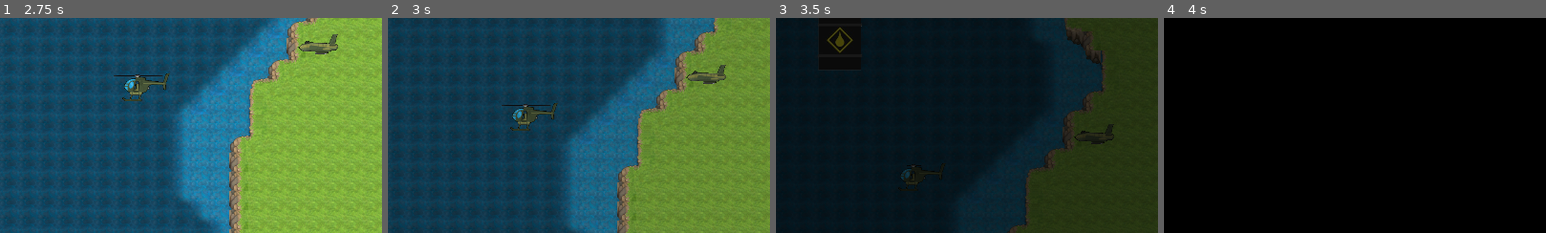
Above: before the commit, frames 1-4 (left to right).
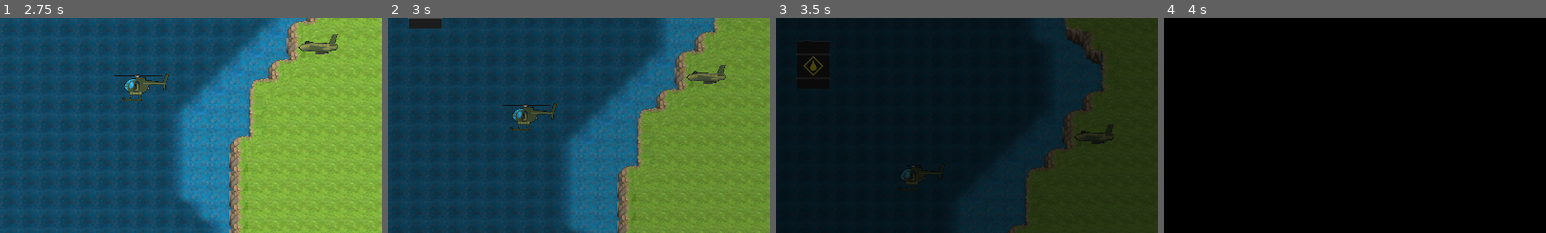
Above: after the commit, the same moments.

Repository: PawelKrywulko/TGW_G-8_Z1
Game: Godot game, scene res://scenes/GameManager.tscn
Two runs of this game, one before a commit and one after it. Both use one fixed random seed, a clock stepped at 60 frames per second and the inputs below.
Inputs:
- Up to frame 1 (2.75 s): tap Enter at 0.5 s; hold Right (ui_right) 0.53-1.28 s; hold Space (interact) 0.53-1.28 s; hold Down (ui_down) 1.28-2.03 s; tap Space (interact) at 1.35 s; hold Right (ui_right) from 2.03 s (still down); hold Space (interact) from 2.03 s (still down)
- Up to frame 2 (3 s): release Right (ui_right) at 2.78 s; release Space (interact) at 2.78 s; hold Up (ui_up) from 2.78 s (still down); tap Space (interact) at 2.85 s
- Up to frame 3 (3.5 s): keep holding Up (ui_up)
- Up to frame 4 (4 s): release Up (ui_up) at 3.53 s; hold Left (ui_left) from 3.53 s (still down); hold Space (interact) from 3.53 s (still down)
The pictures show only the part of the screen within x 50-100%, y 0-50%; the shares and areas given below are measured in that part.

Frame 1 is identical in both runs. In frame 2, 0.4% of the frame differs, in the area x 5-15%, y 0-5%; in frame 3, 0.6%, in the area x 5-23%, y 3-29%; in frame 4, nothing differs.

Commit message:
Change fuelTank scale

Diff:
--- a/River Raid/scenes/FuelTank.tscn
+++ b/River Raid/scenes/FuelTank.tscn
@@ -5,7 +5,7 @@
 [ext_resource path="res://sounds/explosion4.wav" type="AudioStream" id=3]
 
 [sub_resource type="RectangleShape2D" id=1]
-extents = Vector2( 51.5177, 80.3526 )
+extents = Vector2( 40.173, 57.6636 )
 
 [node name="FuelTank" type="Area2D"]
 position = Vector2( 929.011, 123.991 )
@@ -13,6 +13,7 @@
 script = ExtResource( 1 )
 
 [node name="Sprite" type="Sprite" parent="."]
+scale = Vector2( 0.75, 0.75 )
 texture = ExtResource( 2 )
 
 [node name="Explosion" type="AudioStreamPlayer2D" parent="."]
--- a/River Raid/scenes/GameManager.tscn
+++ b/River Raid/scenes/GameManager.tscn
@@ -257,7 +257,7 @@
 position = Vector2( 786.967, -1862.09 )
 
 [node name="FuelTank6" parent="." instance=ExtResource( 17 )]
-position = Vector2( 1124.15, -995.64 )
+position = Vector2( 1055.87, -930.079 )
 [connection signal="ready_to_go" from="." to="Player" method="_on_ready_to_go"]
 [connection signal="reset" from="." to="Player" method="_on_GameManager_reset"]
 [connection signal="bonus_score_reached" from="HUD" to="Player" method="_on_HUD_bonus_score_reached"]
